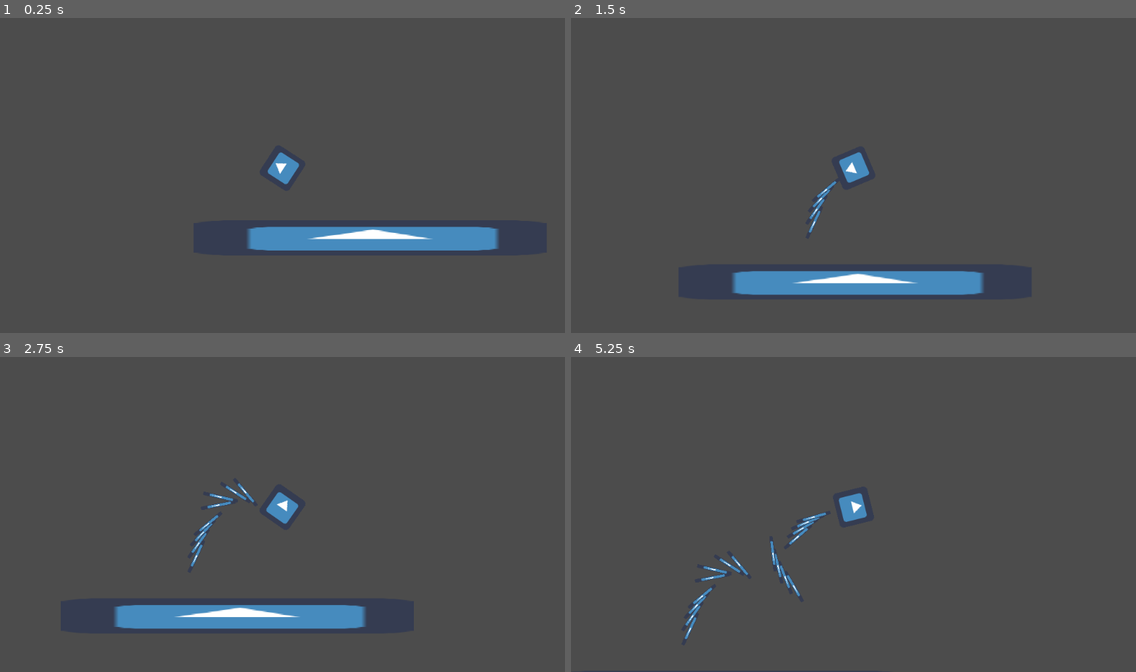
Above: before the commit, frames 1-4 (two rows, left to right).
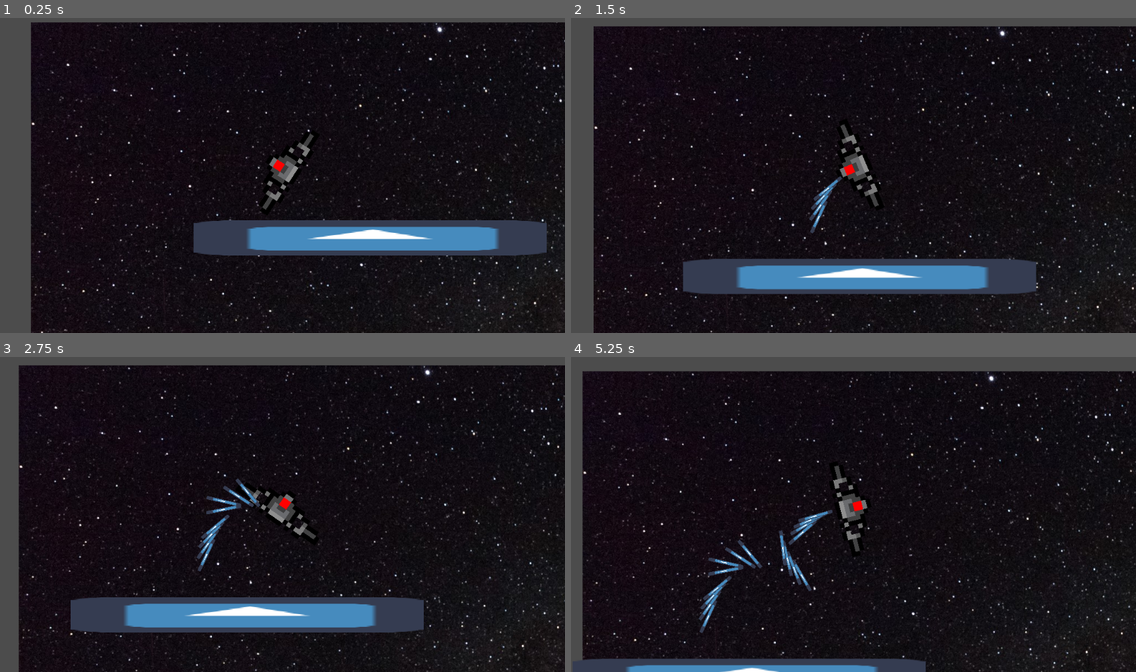
Above: after the commit, the same moments.

Repository: UltraArceus3/Spring-2020-Game-Jam
Game: Godot game, scene res://World/MAIN.tscn
The game is run twice, just before and just after one commit, with the same random seed, the same clock (stepped at 60 frames per second) and the same inputs. The engine's default icon, where the game draws it, is replaced by a stand-in: a white triangle on a blue panel in a dark square.
Inputs (mouse positions are in pixels of both pictures, inside the frame that each line leads up to):
- Up to frame 1 (0.25 s): no input
- Up to frame 2 (1.5 s): tap Enter at 0.5 s; move the mouse to (977, 150) at 0.52 s; hold Right mouse button (forward) 0.53-1.28 s; move the mouse to (740, 184) at 1.27 s; click (740, 184) at 1.35 s
- Up to frame 3 (2.75 s): tap Space at 2 s; move the mouse to (339, 435) at 2.02 s; hold Right mouse button (forward) from 2.03 s (still down)
- Up to frame 4 (5.25 s): move the mouse to (825, 574) at 2.77 s; release Right mouse button (forward) at 2.78 s; click (825, 574) at 2.85 s; tap Enter at 3.5 s; move the mouse to (1023, 555) at 3.52 s; hold Right mouse button (forward) 3.53-4.28 s; move the mouse to (684, 457) at 4.27 s; click (684, 457) at 4.35 s; move the mouse to (881, 508) at 5.02 s; hold Right mouse button (forward) from 5.03 s (still down)

The runs differ from the first frame. In frame 1, 86% of the frame differs, in the area x 5-100%, y 1-100%; in frame 2, 88%; in frame 3, 87%; in frame 4, 91%, in the area x 2-100%, y 4-100%.

Commit message:
export 1

Diff:
--- /dev/null
+++ b/Godot Wild Jam 2020/Misc/colorPixel.gd
@@ -0,0 +1,12 @@
+extends Sprite
+
+
+export var color = Color(0,0,0)
+
+# Called when the node enters the scene tree for the first time.
+func _ready() -> void:
+	pass # Replace with function body.
+
+
+func _physics_process(delta: float) -> void:
+	self.modulate = color
--- /dev/null
+++ b/Godot Wild Jam 2020/Misc/colorPixel.tscn
@@ -0,0 +1,9 @@
+[gd_scene load_steps=3 format=2]
+
+[ext_resource path="res://sprites/white.png" type="Texture" id=1]
+[ext_resource path="res://Misc/colorPixel.gd" type="Script" id=2]
+
+[node name="colorPixel" type="Sprite"]
+texture = ExtResource( 1 )
+script = ExtResource( 2 )
+color = Color( 1, 0, 0, 1 )
--- a/Godot Wild Jam 2020/World/MAIN.tscn
+++ b/Godot Wild Jam 2020/World/MAIN.tscn
@@ -1,8 +1,9 @@
-[gd_scene load_steps=4 format=2]
+[gd_scene load_steps=5 format=2]
 
 [ext_resource path="res://entities/player.tscn" type="PackedScene" id=1]
 [ext_resource path="res://entities/Bullet.tscn" type="PackedScene" id=2]
 [ext_resource path="res://sprites/wing-0.png" type="Texture" id=3]
+[ext_resource path="res://sprites/night-sky-background-14391263141jp.jpg" type="Texture" id=4]
 
 [node name="World" type="Node2D"]
 
@@ -14,7 +15,7 @@
 scale = Vector2( 100, 1 )
 
 [node name="wing-0" type="Sprite" parent="."]
-position = Vector2( 190.765, 398.294 )
+position = Vector2( 192.616, 398.294 )
 scale = Vector2( 20.4412, 20.4412 )
 texture = ExtResource( 3 )
 
@@ -22,3 +23,20 @@
 position = Vector2( -284.357, 398.913 )
 scale = Vector2( 16.625, 16.625 )
 texture = ExtResource( 3 )
+
+[node name="ParallaxBackground" type="ParallaxBackground" parent="."]
+scroll_offset = Vector2( 1, 1 )
+scroll_base_scale = Vector2( 0.1, 0.1 )
+
+[node name="background" type="ParallaxLayer" parent="ParallaxBackground"]
+motion_offset = Vector2( 5, 5 )
+
+[node name="TextureRect" type="TextureRect" parent="ParallaxBackground/background"]
+margin_right = 1894.0
+margin_bottom = 1252.0
+texture = ExtResource( 4 )
+expand = true
+stretch_mode = 2
+__meta__ = {
+"_edit_use_anchors_": false
+}
--- /dev/null
+++ b/Godot Wild Jam 2020/entities/Shafts.tscn
@@ -0,0 +1,23 @@
+[gd_scene load_steps=4 format=2]
+
+[ext_resource path="res://sprites/shaft-0.png" type="Texture" id=1]
+[ext_resource path="res://Misc/colorPixel.tscn" type="PackedScene" id=2]
+
+[sub_resource type="RectangleShape2D" id=1]
+extents = Vector2( 28.3262, 27.8815 )
+
+[node name="Shaft" type="Node2D"]
+
+[node name="shaft0" type="Node2D" parent="."]
+
+[node name="colorPixel" parent="shaft0" instance=ExtResource( 2 )]
+position = Vector2( 0.29198, -7.29973 )
+scale = Vector2( 0.189581, 0.189581 )
+
+[node name="Sprite" type="Sprite" parent="shaft0"]
+scale = Vector2( 8, 8 )
+texture = ExtResource( 1 )
+
+[node name="shaft0col" type="CollisionShape2D" parent="shaft0"]
+shape = SubResource( 1 )
+disabled = true
--- a/Godot Wild Jam 2020/entities/player.gd
+++ b/Godot Wild Jam 2020/entities/player.gd
@@ -4,6 +4,8 @@
 var aim_speed = deg2rad(10)
 var direction
 var velo = Vector2.ZERO
+
+export var ShaftBody = 0
 
 var bullet = preload("res://entities/Bullet.tscn")
 
@@ -21,6 +23,9 @@
 	pass # Replace with function body.
 
 func _physics_process(delta: float) -> void:
+
+	$ShaftCol.scale = $Shaft.get_child(ShaftBody).get_child(2).scale
+
 	angleMouse = stepify(get_angle_to(get_global_mouse_position())+deg2rad(90), 0.1)
 
 	direction = (get_global_mouse_position() - position).normalized()
@@ -30,6 +35,8 @@
 	if col:
 		velo /= 2
 		velo = velo.bounce(col.normal)
+
+
 	#print(col)
 	#if is_on_ceiling() or is_on_floor():
 		#velo.x = velo.x/2
--- a/Godot Wild Jam 2020/entities/player.tscn
+++ b/Godot Wild Jam 2020/entities/player.tscn
@@ -1,26 +1,36 @@
-[gd_scene load_steps=5 format=2]
+[gd_scene load_steps=6 format=2]
 
-[ext_resource path="res://icon.png" type="Texture" id=1]
+[ext_resource path="res://sprites/wing-0.png" type="Texture" id=1]
 [ext_resource path="res://entities/player.gd" type="Script" id=2]
 [ext_resource path="res://entities/position_calc.gd" type="Script" id=3]
+[ext_resource path="res://entities/Shafts.tscn" type="PackedScene" id=4]
 
 [sub_resource type="RectangleShape2D" id=1]
-extents = Vector2( 30.377, 30.8108 )
+extents = Vector2( 28.3924, 27.004 )
 
 [node name="Player" type="KinematicBody2D"]
 script = ExtResource( 2 )
-
-[node name="Sprite" type="Sprite" parent="."]
-texture = ExtResource( 1 )
-
-[node name="CollisionShape2D" type="CollisionShape2D" parent="."]
-visible = false
-shape = SubResource( 1 )
 
 [node name="Camera2D" type="Camera2D" parent="."]
 visible = false
 current = true
 
 [node name="position_calc" type="Node2D" parent="."]
+visible = false
 position = Vector2( 0, -35 )
 script = ExtResource( 3 )
+
+[node name="wing0" type="Sprite" parent="."]
+position = Vector2( -56, 8 )
+scale = Vector2( 8, 8 )
+texture = ExtResource( 1 )
+
+[node name="wing1" type="Sprite" parent="."]
+position = Vector2( 56, 8 )
+scale = Vector2( -8, 8 )
+texture = ExtResource( 1 )
+
+[node name="Shaft" parent="." instance=ExtResource( 4 )]
+
+[node name="ShaftCol" type="CollisionShape2D" parent="."]
+shape = SubResource( 1 )
Binary file added: Godot Wild Jam 2020/sprites/night-sky-background-14391263141jp.jpg
Not shown, added: Godot Wild Jam 2020/sprites/night-sky-background-14391263141jp.jpg.import
Binary file added: Godot Wild Jam 2020/sprites/shaft-0.png
Not shown, added: Godot Wild Jam 2020/sprites/shaft-0.png.import
Binary file added: Godot Wild Jam 2020/sprites/white.png
Not shown, added: Godot Wild Jam 2020/sprites/white.png.import
Not shown, added: Godot Wild Jam 2020/sprites/shaft-0.kra
